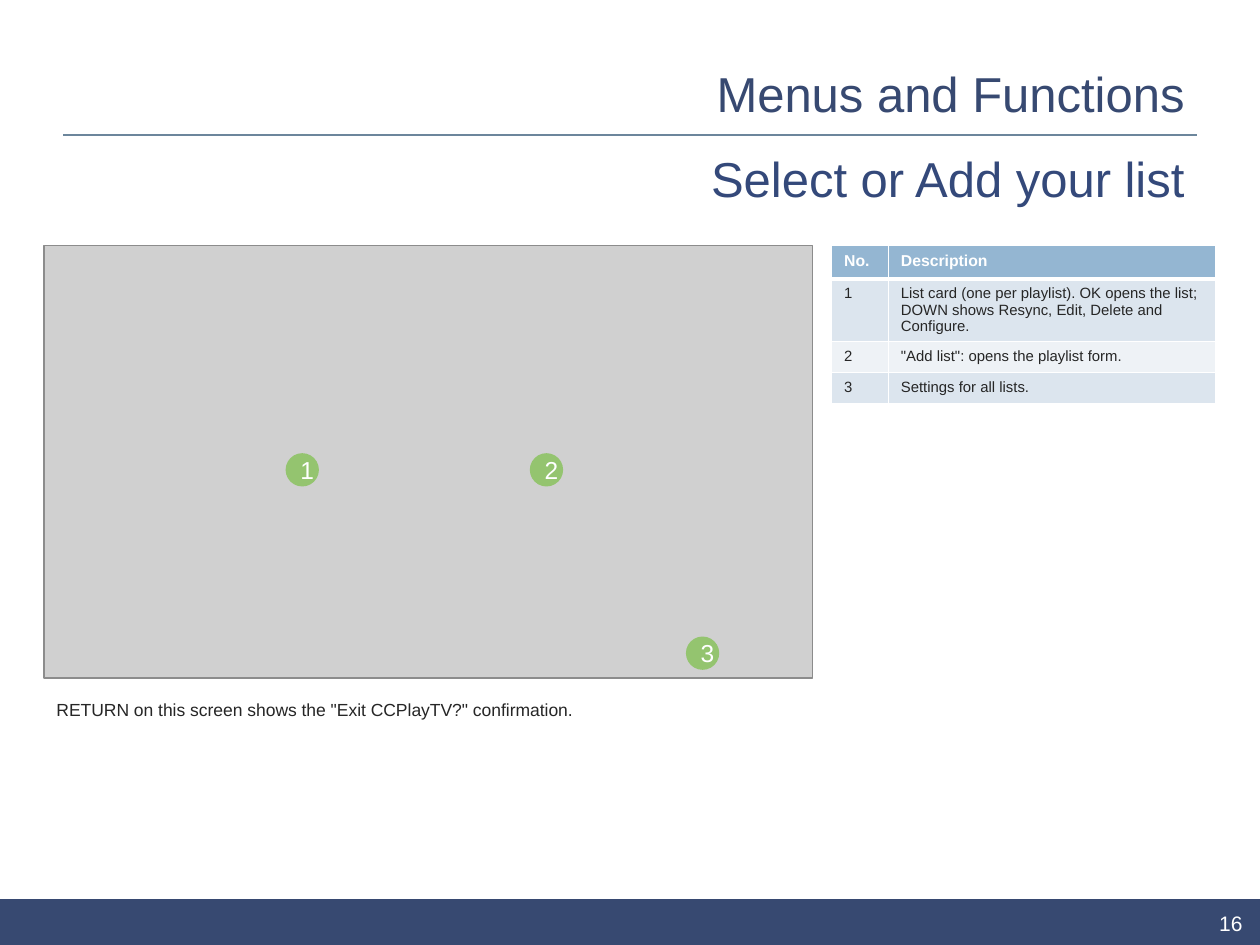
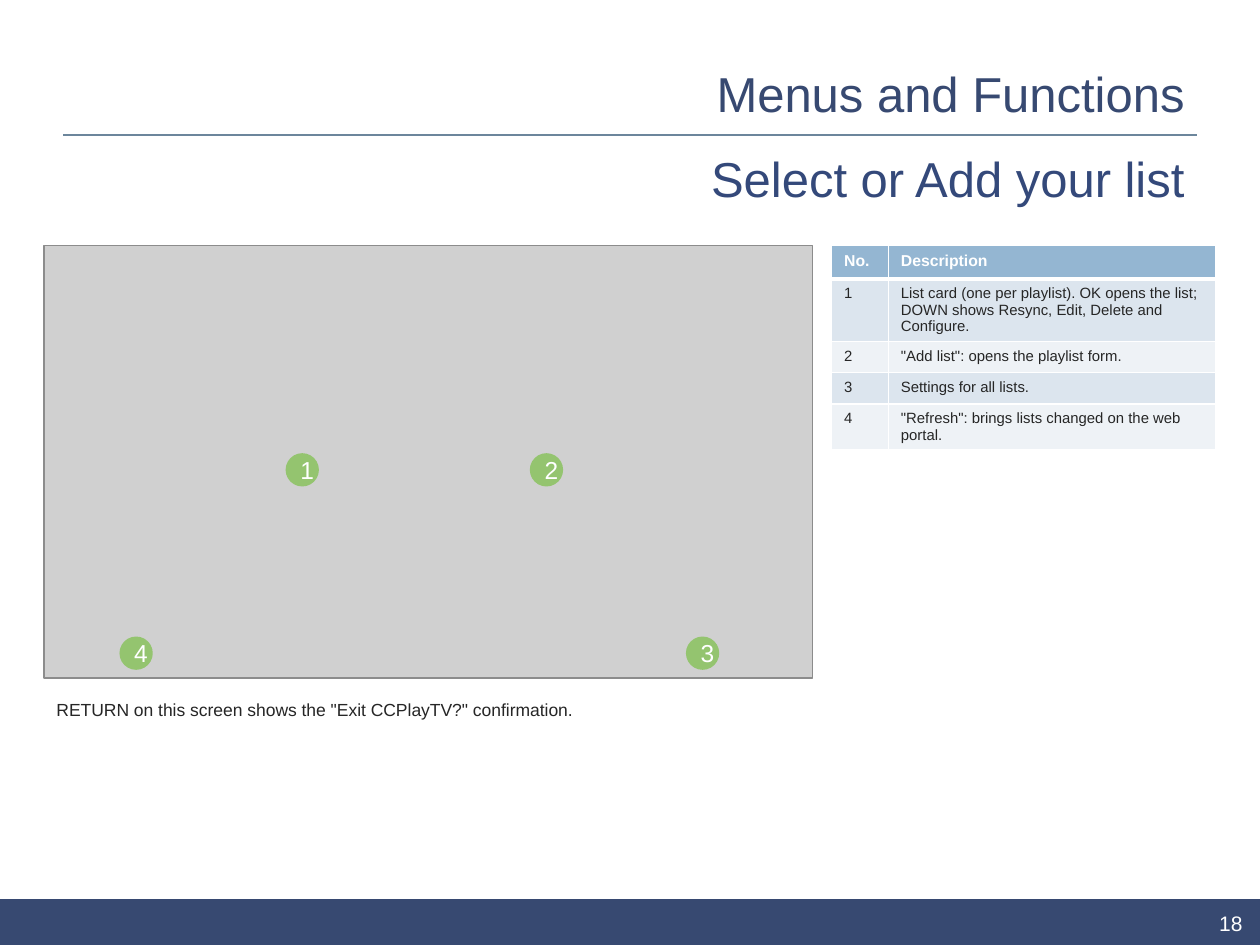
Before and after one commit to johnosd/ccplaytv, a slide deck: slide 18 of release/samsung/kit/ui-description/CCPlayTV_UI_Description_0.2.1.pptx (slide 16 before the commit). Drawn at 1260x945 pixels with LibreOffice and Linux fonts; fonts in the diff are those of the drawing; grey boxes stand for pictures; background and template pictures are left out. Boxes give left, top, right and bottom in pixels: in the first picture for what was removed or moved away, otherwise in the second. Text is boxed around its words. In the diff, an @@ line names an element or a change of style, - is before the commit and + after.

```diff
--- a/release/samsung/kit/ui-description/CCPlayTV_UI_Description_0.2.1.pptx
+++ b/release/samsung/kit/ui-description/CCPlayTV_UI_Description_0.2.1.pptx
@@ table at (x1=832, y1=246, x2=1216, y2=530) @@
+row 5: 4 | "Refresh": brings lists changed on the web portal.
@@ ellipse added at (x1=121, y1=639, x2=151, y2=669), fill #94C46F, outline #94C46F 2 pt, 14 pt, text #FFFFFF @@
+4
@@ page number at (x1=1219, y1=916, x2=1242, y2=931): text changed @@
-16
+18
```
Also in this commit, not shown: 7 other slides changed, 6 slides added, 30 other files.
